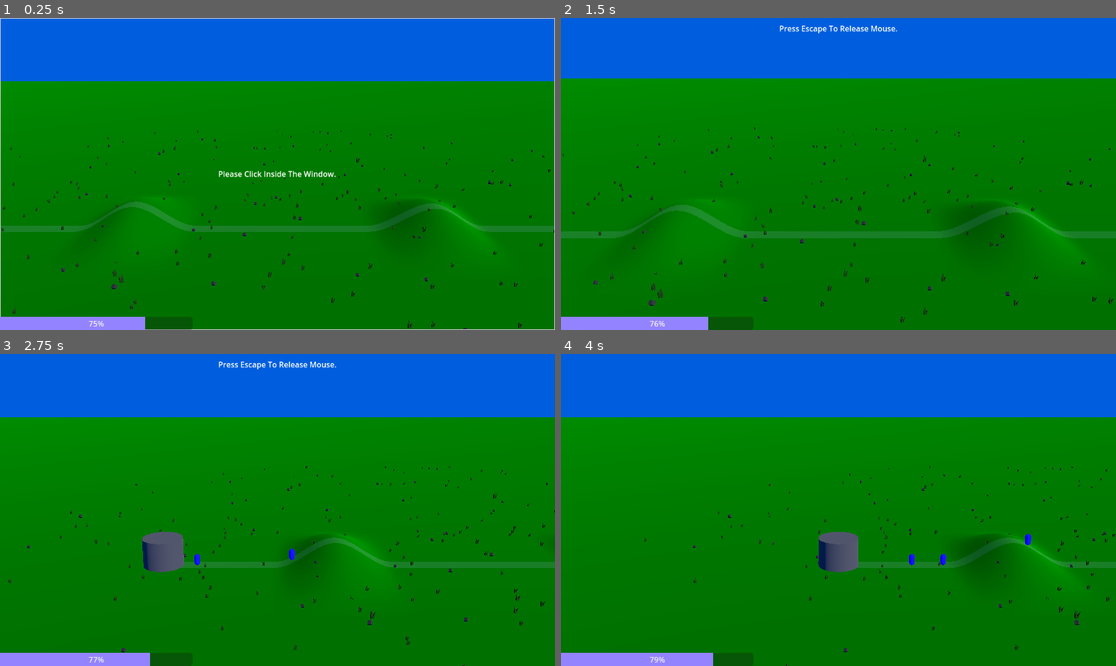
Above: before the commit, frames 1-4 (two rows, left to right).
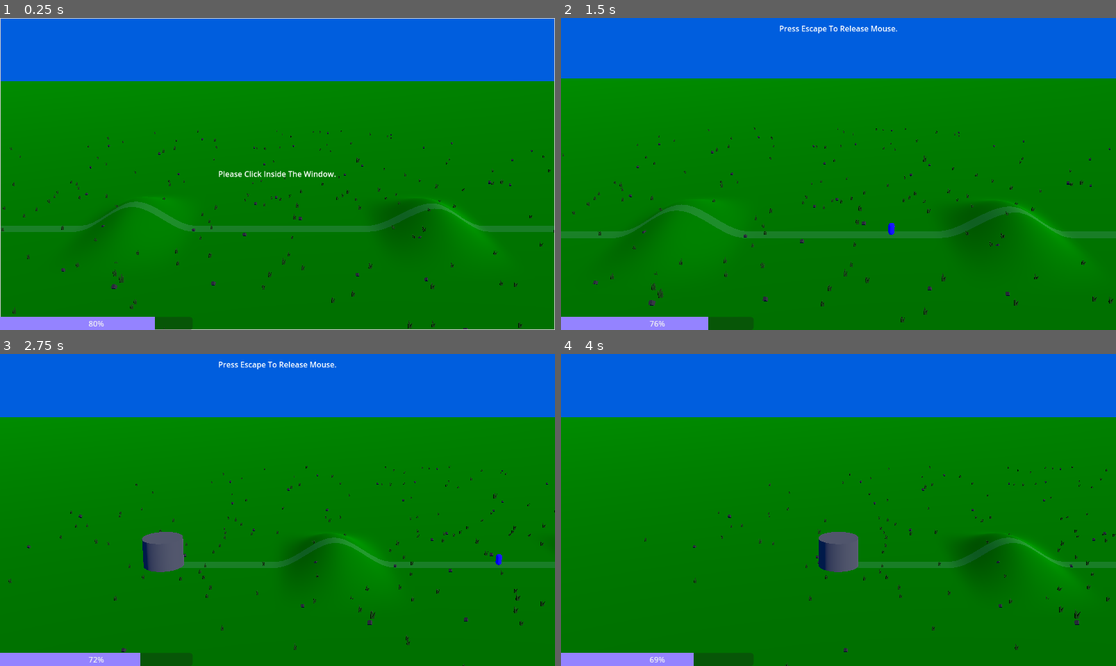
Above: after the commit, the same moments.

Repository: gpergrossi/ludum-dare-55
Game: Godot game, scene res://Scenes/Main.tscn
Two runs of this game, one before a commit and one after it. Both use one fixed random seed, a clock stepped at 60 frames per second and the inputs below.
Inputs (mouse positions are in pixels of both pictures, inside the frame that each line leads up to):
- Up to frame 1 (0.25 s): no input
- Up to frame 2 (1.5 s): tap Enter (ui_accept) at 0.5, 0.77, 1.25 s; move the mouse to (810, 236) at 0.52 s; hold Up (move_forward) from 0.53 s (still down); tap 1 at 0.6 s; click (810, 236) at 0.67 s; move the mouse to (1005, 220) at 1.27 s; tap Mouse wheel up (zoom_in) at 1.35 s
- Up to frame 3 (2.75 s): tap Enter (ui_accept) at 1.52, 2 s; tap 1 at 1.55, 2.3 s; move the mouse to (111, 463) at 2.02 s; release Up (move_forward) at 2.03 s; hold Left (move_left) from 2.03 s (still down); tap Mouse wheel down (zoom_out) at 2.1 s
- Up to frame 4 (4 s): move the mouse to (866, 510) at 2.77 s; tap 1 at 2.85, 3.8 s; click (866, 510) at 2.92 s; tap Enter (ui_accept) at 3.02, 3.77 s; move the mouse to (755, 432) at 3.52 s; release Left (move_left) at 3.53 s; hold Down (move_backward) from 3.53 s (still down); tap 2 at 3.6 s

The runs differ from the first frame. In frame 1, less than 0.1% of the frame differs, in the area x 16-28%, y 95-100%; in frame 2, less than 0.1%; in frame 3, 0.2%; in frame 4, 0.3%, in the area x 16-85%, y 57-100%.

Commit message:
Connect existing summon keybind (1) to playerController.cast(...). Mana costs now paid and enforced.

Diff:
--- a/Code/Classes/PlayerController.gd
+++ b/Code/Classes/PlayerController.gd
@@ -37,7 +37,7 @@
 		return;
 	setMana(mana - spell['manaCost']);
 	# TODO redraw mana bar UI
-	spell['castFunc'].call(spell, location, 'player');
+	spell['castFunc'].call(spell, location, TeamDefs.Player.team_name);
 
 
 @warning_ignore("shadowed_variable")
@@ -64,4 +64,3 @@
 func debugOut():
 	print(mana)
 	print(canCast(Spells.summonBasicWalker))
-	cast(Spells.summonBasicWalker)
--- a/Code/Classes/Spells.gd
+++ b/Code/Classes/Spells.gd
@@ -1,4 +1,6 @@
 class_name Spells
+
+# UnitManager.summonBasicWalker(spell_def : Dictionary, position : Vector2, team : String)
 
 static var definitions = [{
 	'programmaticName': 'summonBasicWalker',
@@ -7,7 +9,7 @@
 	'manaSecondsAtLevel': 5,
 	'preferredLocation': 'surface',
 	'rune': null,
-	'castFunc': Spells.dummy,
+	'castFunc': UnitManager.summonBasicWalker,
 }];
 
 static var summonBasicWalker = Spells.definitions[0];
--- a/Code/Scripts/Units/unit_manager.gd
+++ b/Code/Scripts/Units/unit_manager.gd
@@ -1,6 +1,7 @@
 class_name UnitManager extends Node3D
 
 static var _unit_manager_static : UnitManager
+@onready var playerController : PlayerController = %PlayerController;
 
 @export var summon_default_position_left : Node3D
 @export var summon_default_position_right : Node3D
@@ -19,7 +20,7 @@
 		if event.is_pressed():
 			if not summon_lock:
 				if key_event.physical_keycode == KEY_1:
-					summon("basicWalker", {}, Vector2(summon_default_position_left.global_position.x, 0), "Player")
+					playerController.cast(Spells.summonBasicWalker);
 				if key_event.physical_keycode == KEY_2:
 					summon("basicWalker", {}, Vector2(summon_default_position_right.global_position.x, 0), "Enemy")
 			summon_lock = true
--- a/Scenes/Main.tscn
+++ b/Scenes/Main.tscn
@@ -1128,6 +1128,7 @@
 summon_default_position_right = NodePath("../Right Side Things/Default Spawn Position")
 
 [node name="PlayerController" type="Node" parent="."]
+unique_name_in_owner = true
 script = ExtResource("1_uq66x")
 
 [connection signal="body_entered" from="Ground/Y Kill Plane" to="Ground/Y Kill Plane" method="_on_body_entered"]
